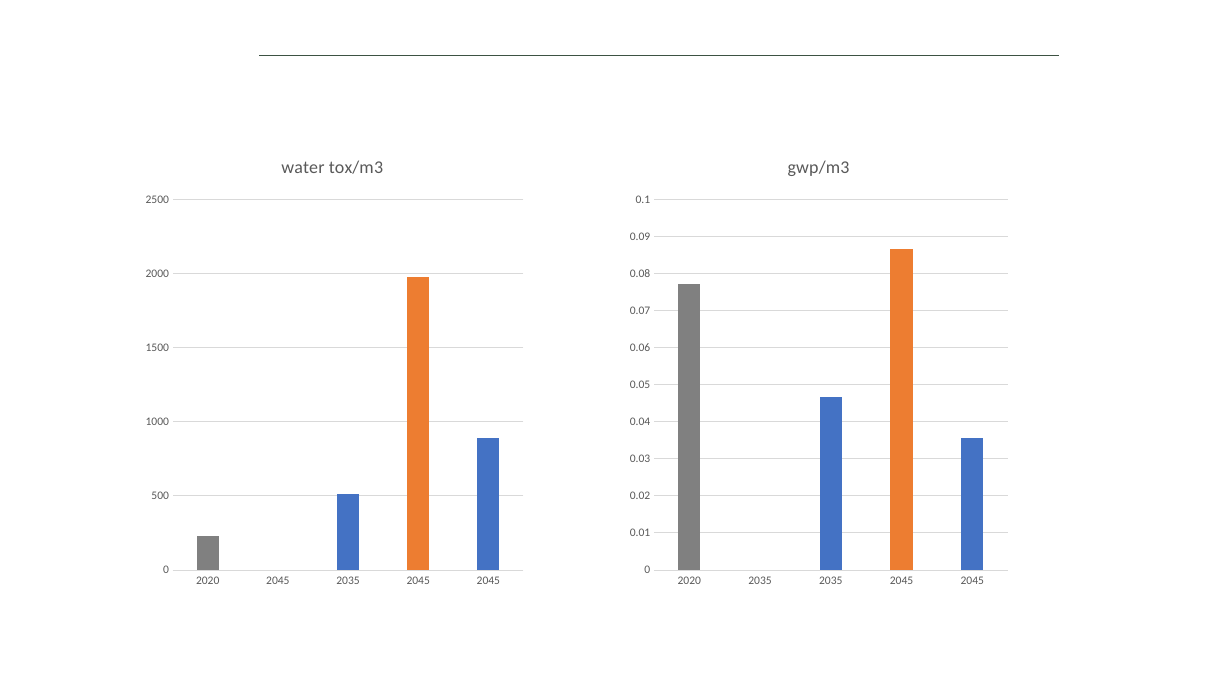
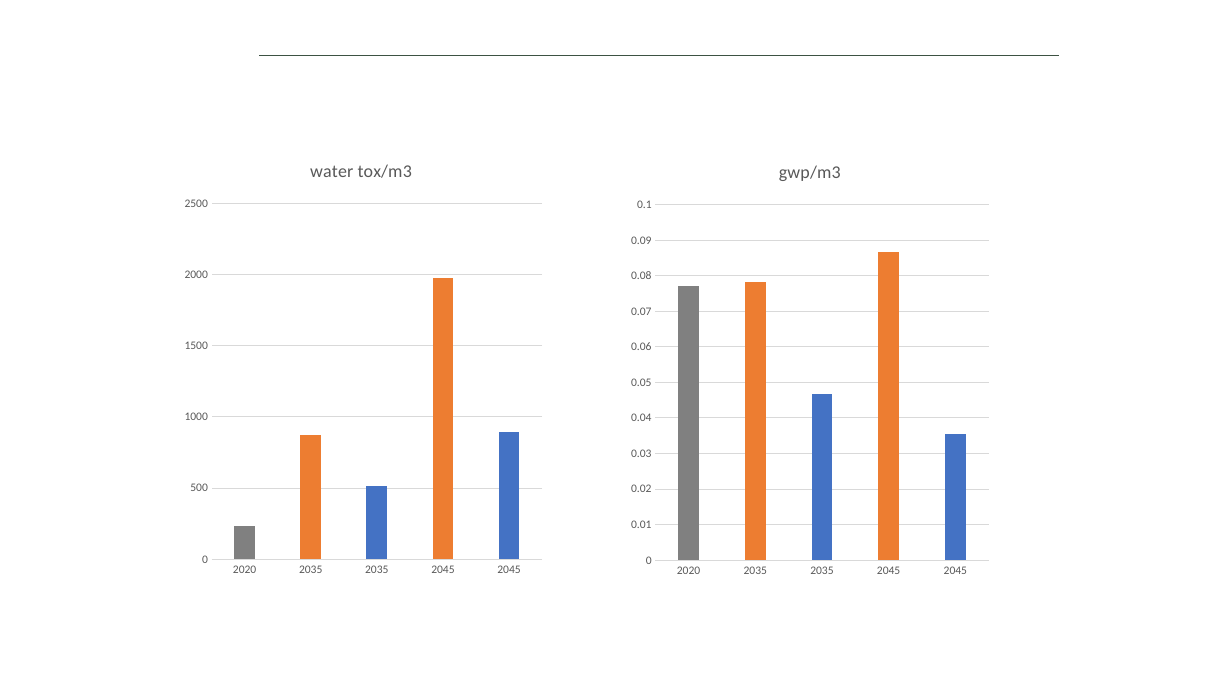
Before and after one commit to isabelapi/PAW_MFA_LCA_2025, a slide deck: slide 21 of presentation/dds_autumn_school_2025_paw_presentation_14-11-2025.pptx (slide 19 before the commit). Drawn at 1232x693 pixels with LibreOffice and Linux fonts; fonts in the diff are those of the drawing; background and template pictures are left out. Boxes give left, top, right and bottom in pixels: in the first picture for what was removed or moved away, otherwise in the second. Text is boxed around its words. In the diff, an @@ line names an element or a change of style, - is before the commit and + after.

Commit message:
final presentation version

```diff
--- a/presentation/dds_autumn_school_2025_paw_presentation_14-11-2025.pptx
+++ b/presentation/dds_autumn_school_2025_paw_presentation_14-11-2025.pptx
@@ column chart at [177, 141, 550, 585] @@
-categories: 2020, 2045, 2035, 2045, 2045
+categories: 2020, 2035, 2035, 2045, 2045
-water tox/m3 : 230, -, 510, 1970, 890
+water tox/m3 : 230, 870, 510, 1970, 890
@@ colours of single points changed @@
@@ column chart: place and size @@
-column chart at [138, 137, 531, 597]
+column chart at [177, 141, 550, 585]
@@ column chart at [624, 142, 996, 586] @@
@@ Series 1, 2035: - to 0.078 @@
@@ colours of single points changed @@
@@ column chart: place and size @@
-column chart at [622, 137, 1016, 597]
+column chart at [624, 142, 996, 586]
```
Also in this commit, not shown: 2 slides added.
